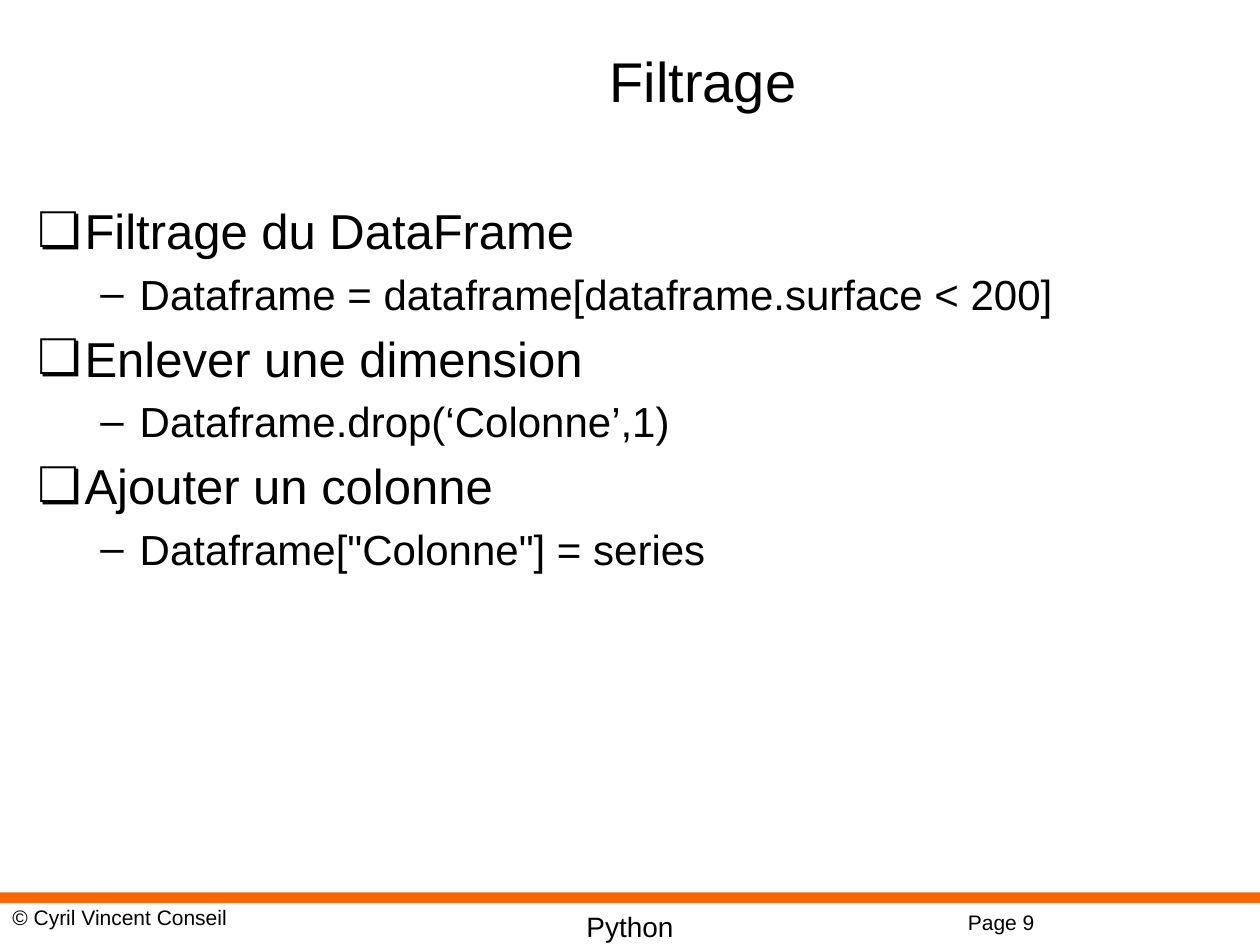
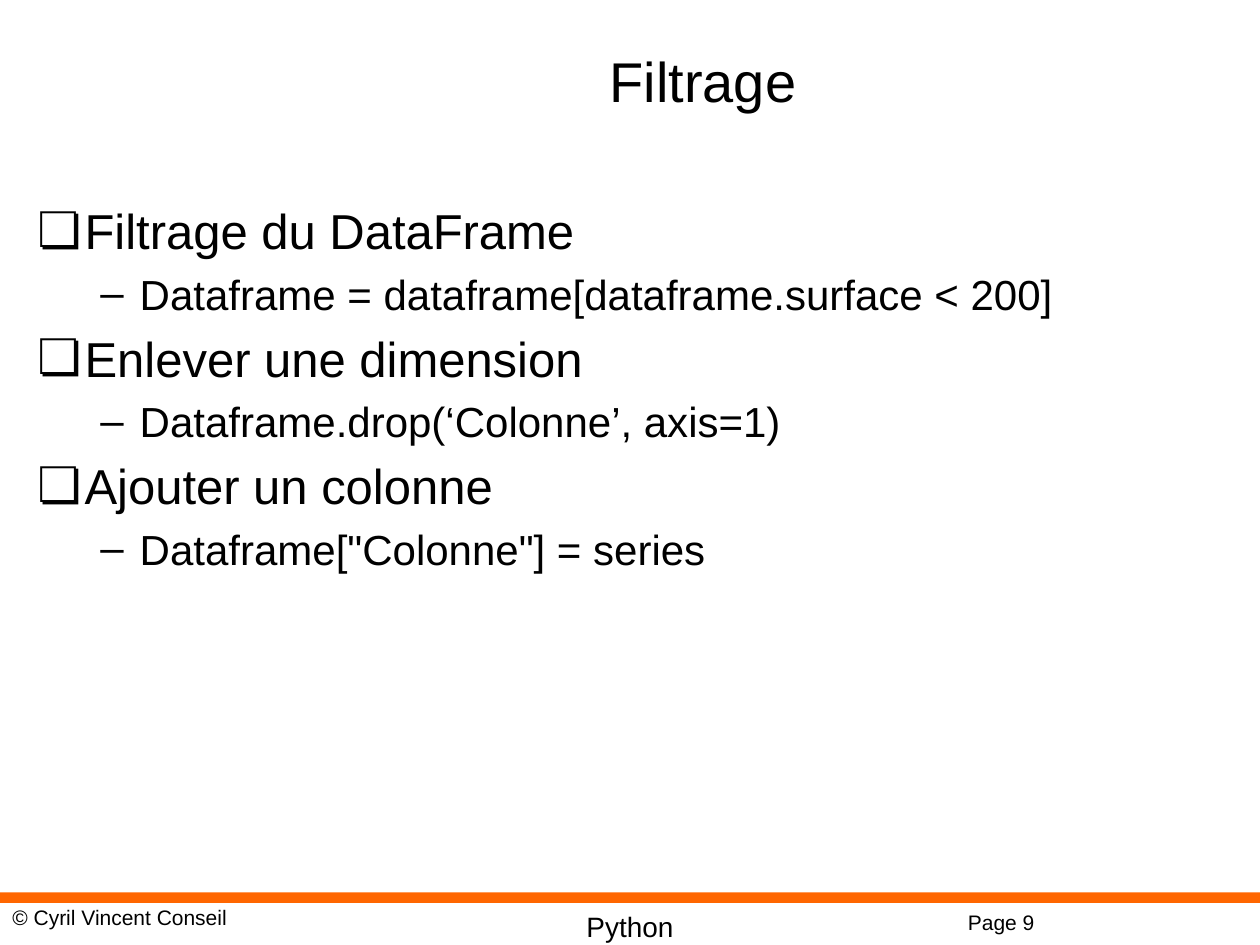
Before and after one commit to cyrilvincent/math, a slide deck: slide 9 of ppt/PythonMath11-Pandas.pptx. Drawn at 1260x945 pixels with LibreOffice and Linux fonts; fonts in the diff are those of the drawing; background and template pictures are left out. Boxes give left, top, right and bottom in pixels: in the first picture for what was removed or moved away, otherwise in the second. Text is boxed around its words. In the diff, an @@ line names an element or a change of style, - is before the commit and + after.

```diff
--- a/ppt/PythonMath11-Pandas.pptx
+++ b/ppt/PythonMath11-Pandas.pptx
@@ text at <box>140,406,781,446</box>: text changed @@
-  – Dataframe.drop(‘Colonne’,1)
+  – Dataframe.drop(‘Colonne’, axis=1)
```
Also in this commit, not shown: 2 other files.
